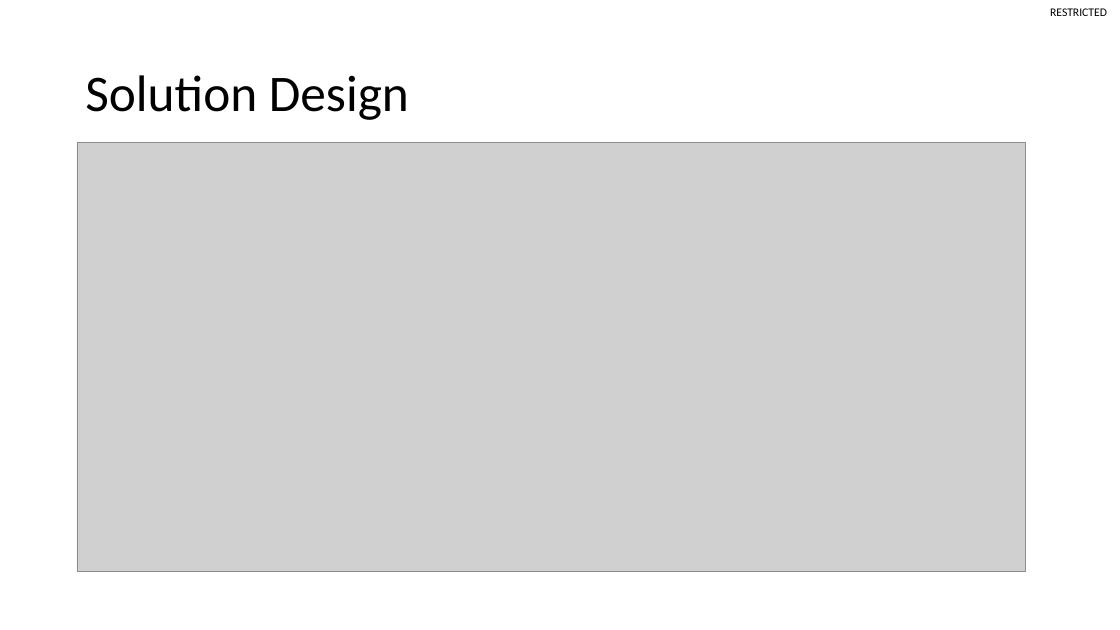
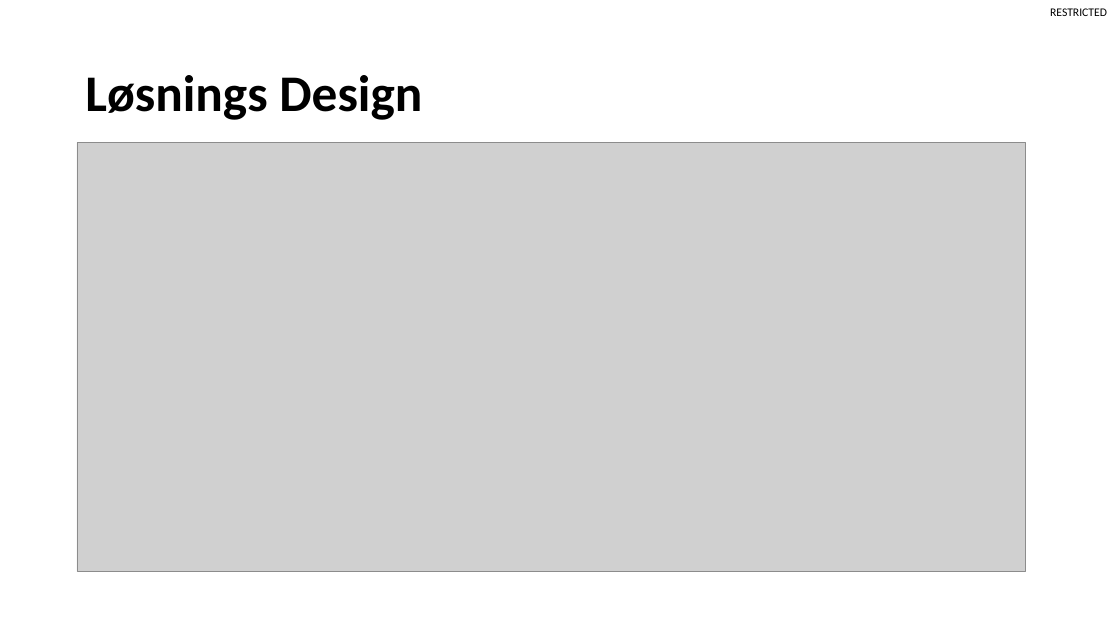
Before and after one commit to SorenKoelbaek/PokemonCase, a slide deck: slide 5 of Presentation/Presentation.pptx (slide 3 before the commit). Drawn at 1120x630 pixels with LibreOffice and Linux fonts; fonts in the diff are those of the drawing; grey boxes stand for pictures. Boxes give left, top, right and bottom in pixels: in the first picture for what was removed or moved away, otherwise in the second. Text is boxed around its words. In the diff, an @@ line names an element or a change of style, - is before the commit and + after.

```diff
--- a/Presentation/Presentation.pptx
+++ b/Presentation/Presentation.pptx
@@ title at (85,75,422,120): text changed; bold on @@
-Solution Design
+Løsnings Design
```
Also in this commit, not shown: 5 other slides changed, 2 slides added, 1 other file.
